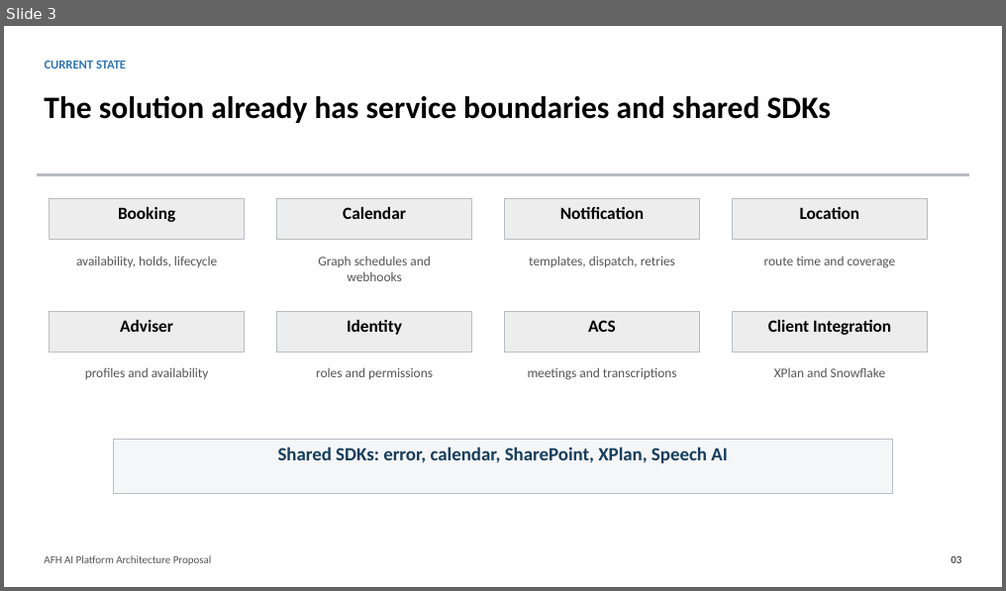
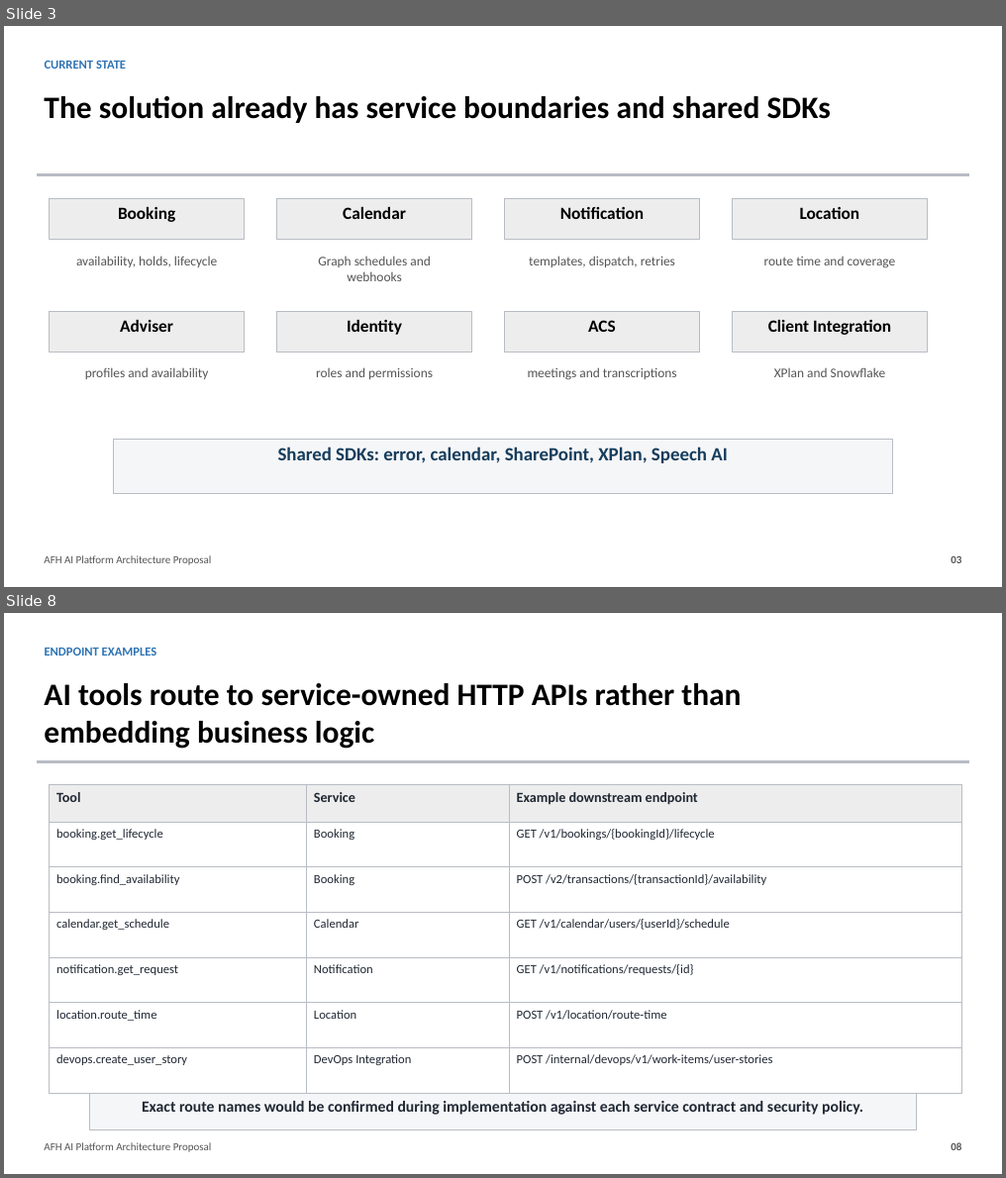
Before and after one commit to ikebotch/afh-booking-function-app, a slide deck: docs/AFH_AI_Platform_Architecture_Proposal.pptx. Shown one above the other, each under a label of ours: slide 3 before the commit, slides 3 and 8 after it; the slides between them are not shown. The pictures are 1006x591 and 1006x1178 pixels, drawn with LibreOffice and Linux fonts; fonts in the diff are those of the drawing. Boxes give left, top, right and bottom in pixels: in the first picture for what was removed or moved away, otherwise in the second. Text is boxed around its words. In the diff, an @@ line names an element or a change of style, - is before the commit and + after.

Commit message:
feat: Update AFH AI Platform Architecture Proposal documents

```diff
--- a/docs/AFH_AI_Platform_Architecture_Proposal.pptx
+++ b/docs/AFH_AI_Platform_Architecture_Proposal.pptx
@@ slide 8 added at (4, 613, 1002, 1174), background #FFFFFF @@
@@ text added at (45, 647, 157, 656), 12 pt, text #2E74B5, bold @@
+ENDPOINT EXAMPLES
@@ text added at (44, 683, 741, 749), 30 pt, text #000000, bold @@
+AI tools route to service-owned HTTP APIs rather than embedding business logic
@@ rectangle added at (37, 761, 969, 762), fill #B8BCC4, outline #B8BCC4 0 pt @@
@@ rectangle added at (49, 784, 307, 822), fill #EDEDED, outline #B8BCC4 0.75 pt, 13.5 pt, text #202833, bold @@
+Tool
@@ rectangle added at (307, 784, 509, 822), fill #EDEDED, outline #B8BCC4 0.75 pt, 13.5 pt, text #202833, bold @@
+Service
@@ rectangle added at (509, 784, 961, 822), fill #EDEDED, outline #B8BCC4 0.75 pt, 13.5 pt, text #202833, bold @@
+Example downstream endpoint
@@ rectangle added at (49, 822, 307, 866), fill #FFFFFF, outline #B8BCC4 0.75 pt, 12 pt, text #202833 @@
+booking.get_lifecycle
@@ rectangle added at (307, 822, 509, 866), fill #FFFFFF, outline #B8BCC4 0.75 pt, 12 pt, text #202833 @@
+Booking
@@ rectangle added at (509, 822, 961, 866), fill #FFFFFF, outline #B8BCC4 0.75 pt, 12 pt, text #202833 @@
+GET /v1/bookings/{bookingId}/lifecycle
@@ rectangle added at (49, 867, 307, 912), fill #FFFFFF, outline #B8BCC4 0.75 pt, 12 pt, text #202833 @@
+booking.find_availability
@@ rectangle added at (307, 867, 509, 912), fill #FFFFFF, outline #B8BCC4 0.75 pt, 12 pt, text #202833 @@
+Booking
@@ rectangle added at (509, 867, 961, 912), fill #FFFFFF, outline #B8BCC4 0.75 pt, 12 pt, text #202833 @@
+POST /v2/transactions/{transactionId}/availability
@@ rectangle added at (49, 912, 307, 958), fill #FFFFFF, outline #B8BCC4 0.75 pt, 12 pt, text #202833 @@
+calendar.get_schedule
@@ rectangle added at (307, 912, 509, 958), fill #FFFFFF, outline #B8BCC4 0.75 pt, 12 pt, text #202833 @@
+Calendar
@@ rectangle added at (509, 912, 961, 958), fill #FFFFFF, outline #B8BCC4 0.75 pt, 12 pt, text #202833 @@
+GET /v1/calendar/users/{userId}/schedule
@@ rectangle added at (49, 958, 307, 1002), fill #FFFFFF, outline #B8BCC4 0.75 pt, 12 pt, text #202833 @@
+notification.get_request
@@ rectangle added at (307, 958, 509, 1002), fill #FFFFFF, outline #B8BCC4 0.75 pt, 12 pt, text #202833 @@
+Notification
@@ rectangle added at (509, 958, 961, 1002), fill #FFFFFF, outline #B8BCC4 0.75 pt, 12 pt, text #202833 @@
+GET /v1/notifications/requests/{id}
@@ rectangle added at (49, 1003, 307, 1048), fill #FFFFFF, outline #B8BCC4 0.75 pt, 12 pt, text #202833 @@
+location.route_time
@@ rectangle added at (307, 1003, 509, 1048), fill #FFFFFF, outline #B8BCC4 0.75 pt, 12 pt, text #202833 @@
+Location
@@ rectangle added at (509, 1003, 961, 1048), fill #FFFFFF, outline #B8BCC4 0.75 pt, 12 pt, text #202833 @@
+POST /v1/location/route-time
@@ rectangle added at (49, 1048, 307, 1093), fill #FFFFFF, outline #B8BCC4 0.75 pt, 12 pt, text #202833 @@
+devops.create_user_story
@@ rectangle added at (307, 1048, 509, 1093), fill #FFFFFF, outline #B8BCC4 0.75 pt, 12 pt, text #202833 @@
+DevOps Integration
@@ rectangle added at (509, 1048, 961, 1093), fill #FFFFFF, outline #B8BCC4 0.75 pt, 12 pt, text #202833 @@
+POST /internal/devops/v1/work-items/user-stories
@@ rectangle added at (90, 1093, 917, 1131), fill #F5F6F8, outline #B8BCC4 0.75 pt, 15 pt, text #202833, bold @@
+Exact route names would be confirmed during implementation against each service contract and security policy.
@@ text added at (44, 1143, 212, 1153), 10.5 pt, text #555555 @@
+AFH AI Platform Architecture Proposal
@@ text added at (950, 1143, 961, 1151), 10.5 pt, text #555555, bold @@
+08
```
Also in this commit, not shown: 12 slides changed, 1 other slide added, 1 other file.
